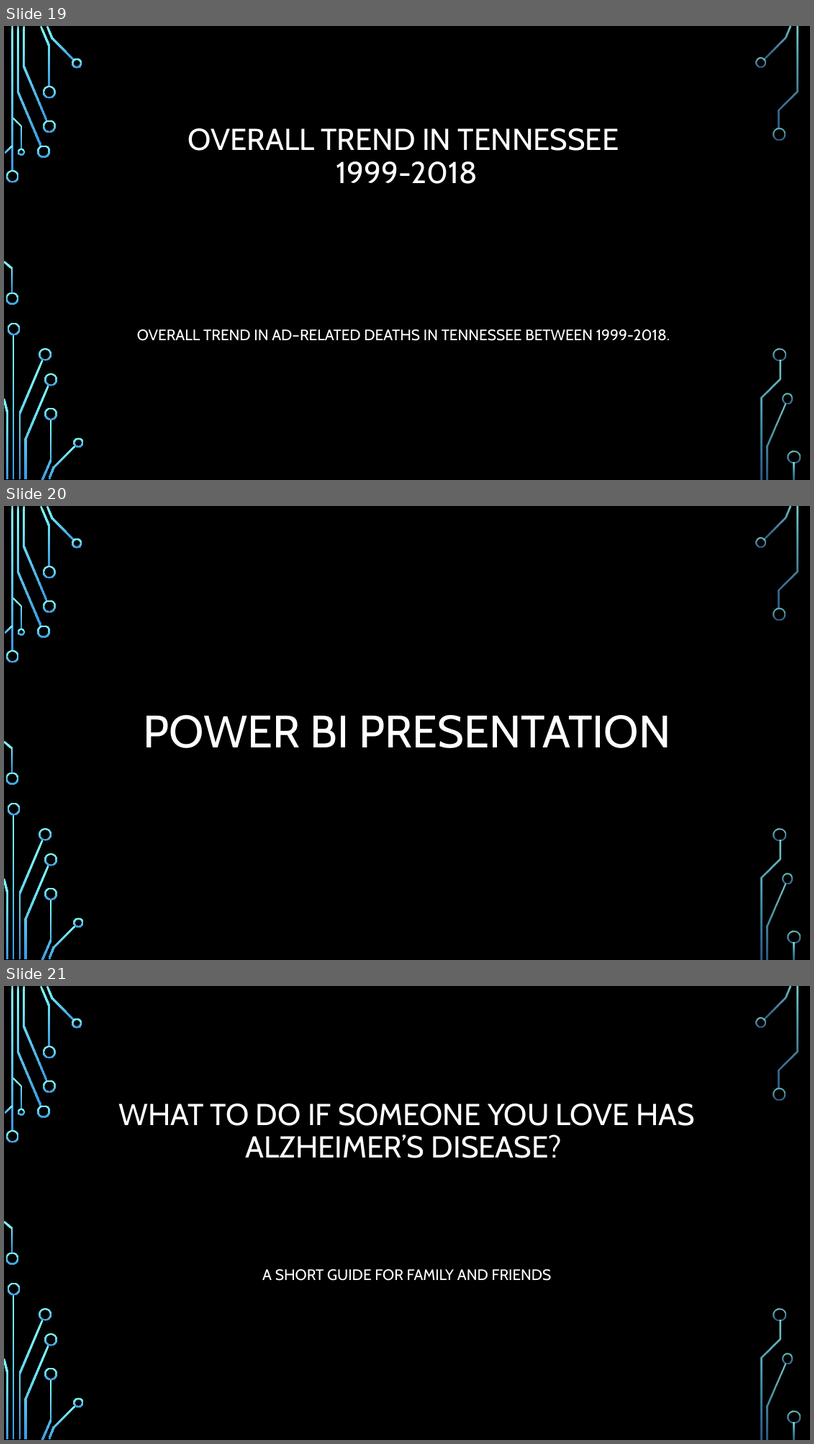
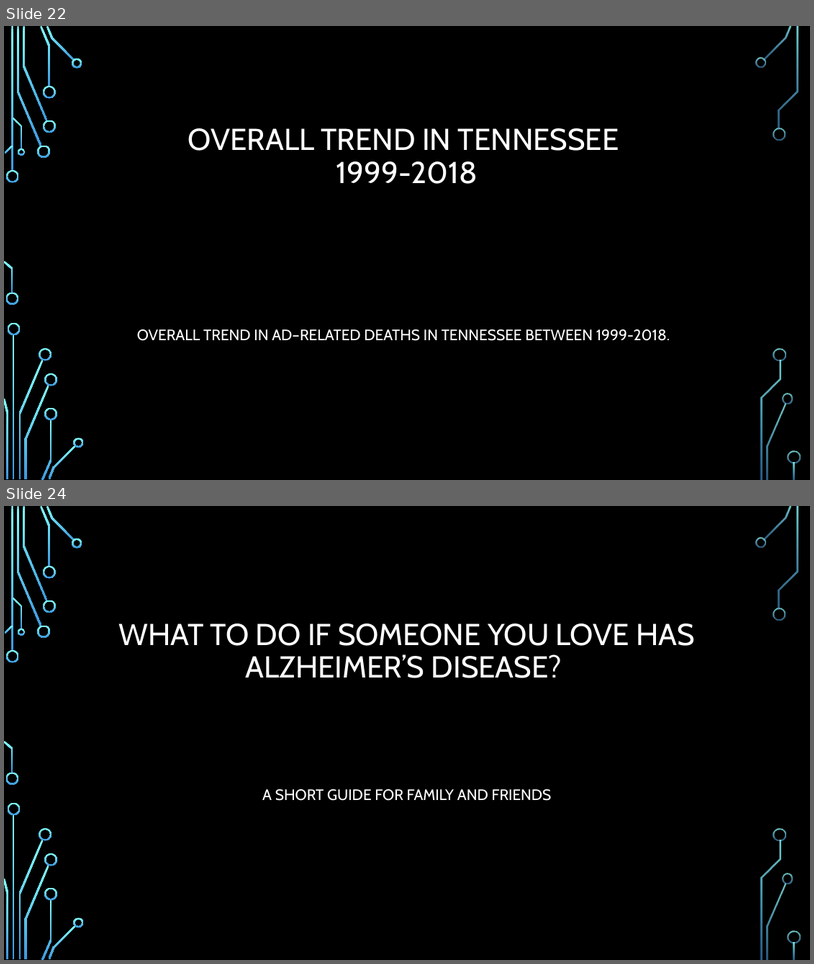
Before and after one commit to MrBardot/Trends-in-Alzheimers-Disease-Fatalities-in-the-United-States-and-Tennessee-from-1999-2018.-, a slide deck: Presentation/Alzheimer’s Disease Trends in the United States.pptx. Shown one above the other, each under a label of ours: slides 19, 20 and 21 before the commit, slides 22 and 24 after it; the slides between them are not shown. The pictures are 814x1444 and 814x964 pixels, drawn with LibreOffice and Linux fonts; fonts in the diff are those of the drawing; background and template pictures are left out. Boxes give left, top, right and bottom in pixels: in the first picture for what was removed or moved away, otherwise in the second. Text is boxed around its words. In the diff, an @@ line names an element or a change of style, - is before the commit and + after.

```diff
--- a/Presentation/Alzheimer’s Disease Trends in the United States.pptx
+++ b/Presentation/Alzheimer’s Disease Trends in the United States.pptx
@@ slide 20 removed at box(4, 506, 810, 960), background picture (left out); not listed: 36 template elements that a slide beside it also shows @@
@@ title removed at box(144, 715, 671, 748) @@
-POWER BI PRESENTATION
@@ what was slide 19 is now slide 22 @@
@@ what was slide 21 is now slide 24 @@
```
Also in this commit, not shown: 3 slides changed, 4 slides added, 3 other slides removed.
